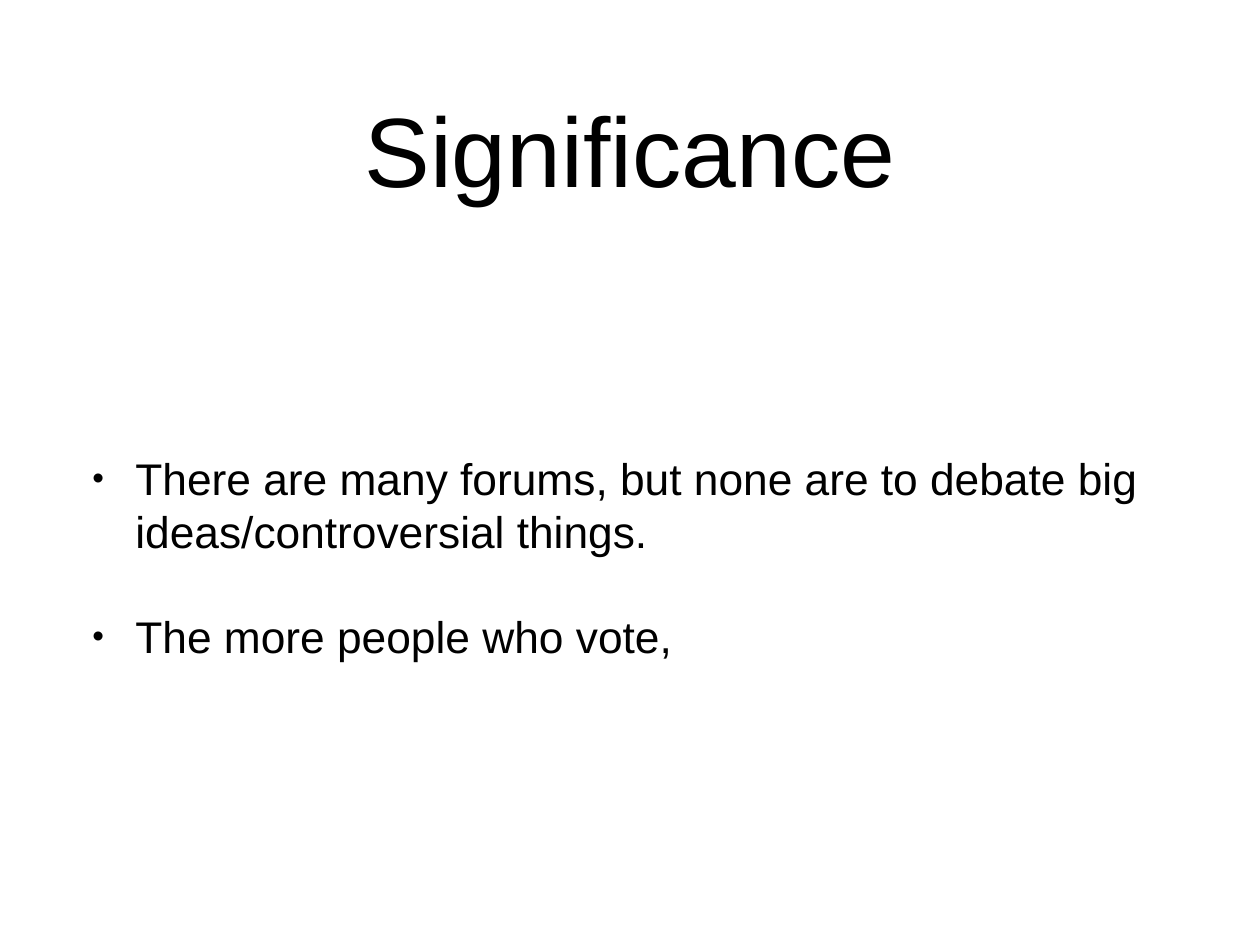
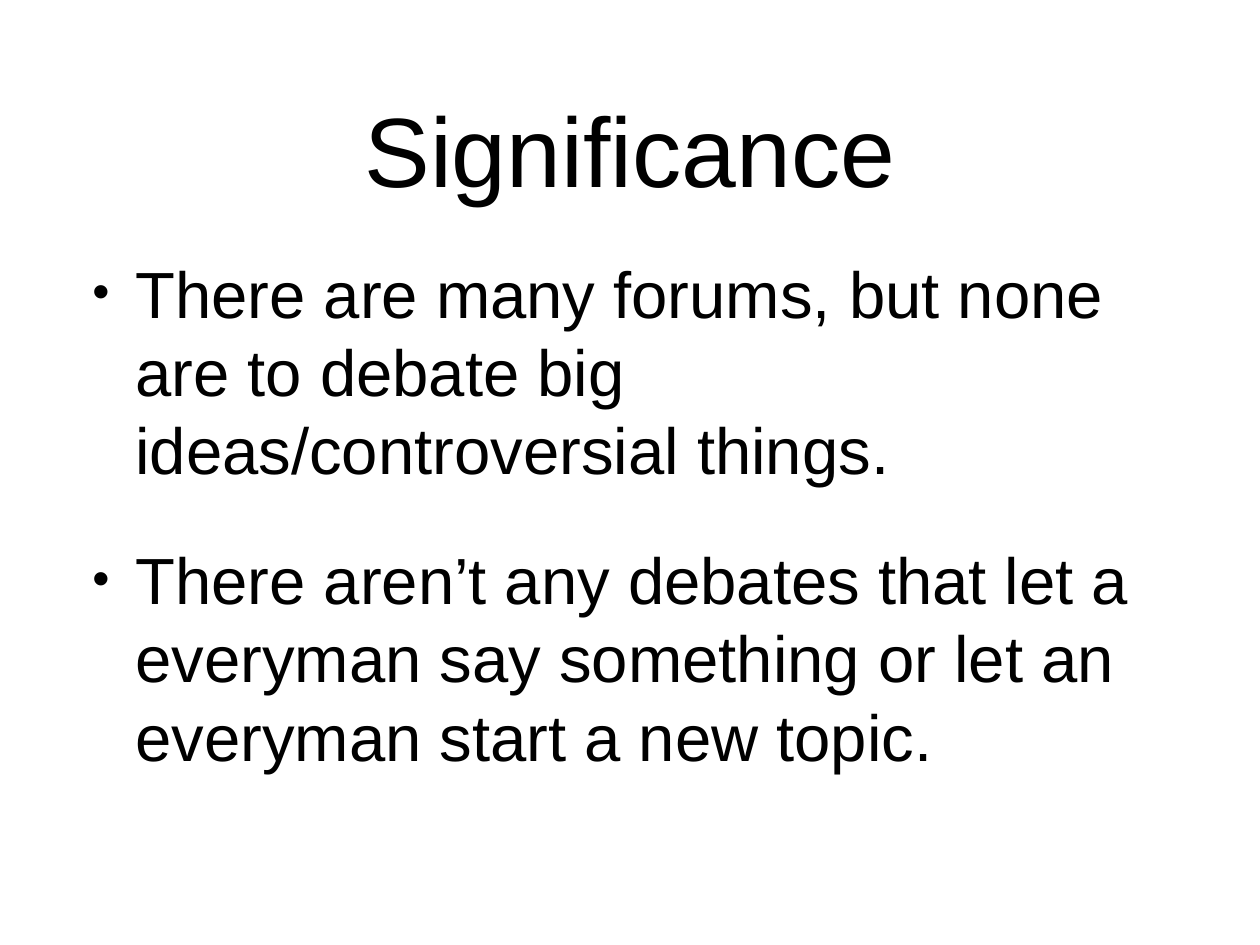
Before and after one commit to CrazyPython/DebateForum, a slide deck: slide 12 of Presentation.ppt (slide 6 before the commit). Drawn at 1260x945 pixels with LibreOffice and Linux fonts; fonts in the diff are those of the drawing. Boxes give left, top, right and bottom in pixels: in the first picture for what was removed or moved away, otherwise in the second. Text is boxed around its words. In the diff, an @@ line names an element or a change of style, - is before the commit and + after.

```diff
--- a/Presentation.ppt
+++ b/Presentation.ppt
@@ text "There are many forums, but ..." at bbox=[135, 270, 1128, 773]: vertical alignment middle to top @@
@@ text at bbox=[135, 270, 1103, 487]: size 36 to 53 pt in "There are many forums, but none are ..." @@
@@ text at bbox=[135, 556, 1128, 773]: text changed; size 36 to 53 pt @@
-• The more people who vote,
+• There aren’t any debates that let a everyman say something or let an everyman start a new topic.
```
Also in this commit, not shown: 2 other slides changed, 12 slides added, 3 slides removed, 1 other file.
